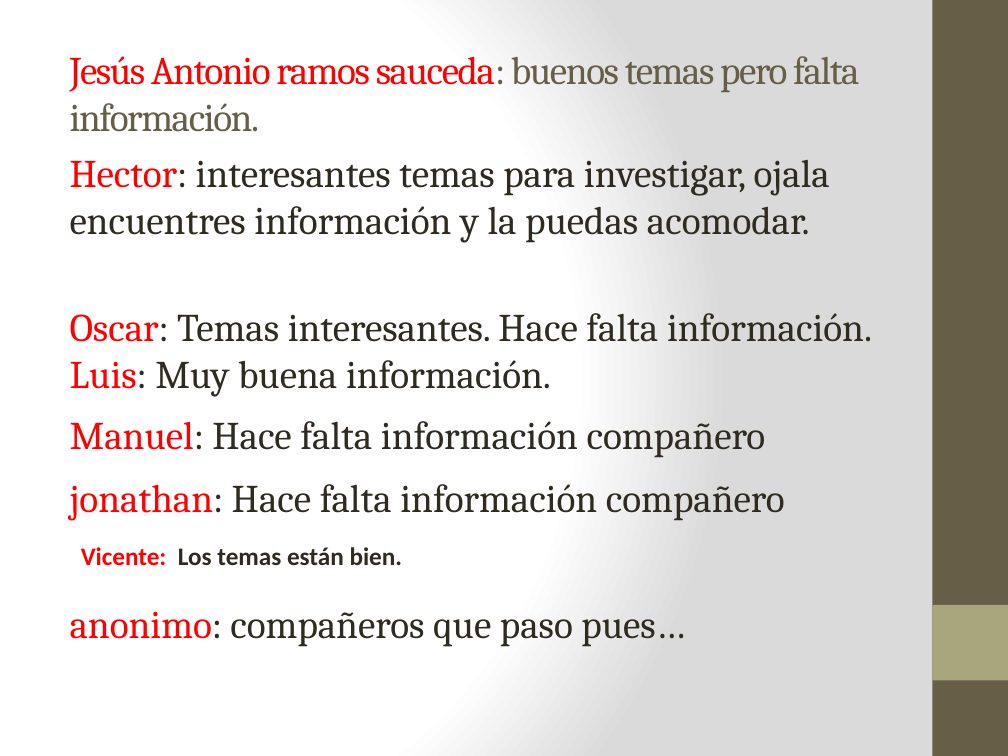
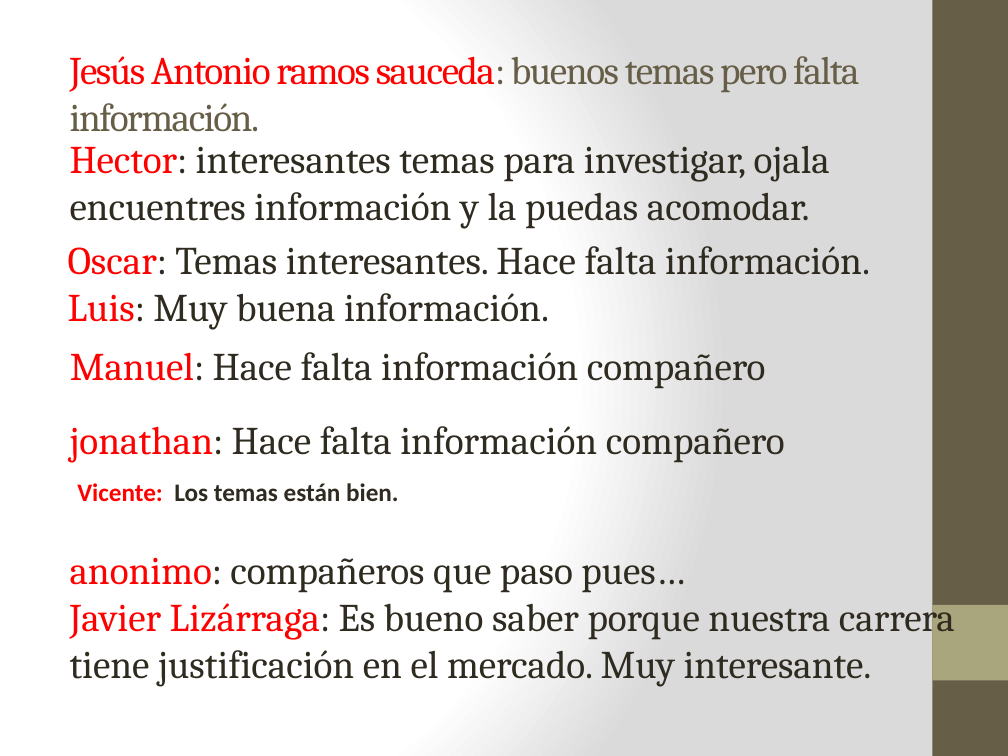
Before and after one commit to lc850/auditoria, a slide deck: slide 8 of 7 - Etapa de la justificación.pptx. Drawn at 1008x756 pixels with LibreOffice and Linux fonts; fonts in the diff are those of the drawing. Boxes give left, top, right and bottom in pixels: in the first picture for what was removed or moved away, otherwise in the second. Text is boxed around its words. In the diff, an @@ line names an element or a change of style, - is before the commit and + after.

Commit message:
Comentarios en archivo 7 - Etapa de la justificación

```diff
--- a/7 - Etapa de la justificación.pptx
+++ b/7 - Etapa de la justificación.pptx
@@ text "Hector: interesantes temas para investigar, ...": place and size @@
-text "Hector: interesantes temas para investigar, ..." at (70,160,830,243)
+text "Hector: interesantes temas para investigar, ..." at (70,146,830,229)
@@ text "Oscar: Temas interesantes. Hace falta ...": place and size @@
-text "Oscar: Temas interesantes. Hace falta ..." at (70,313,872,397)
+text "Oscar: Temas interesantes. Hace falta ..." at (68,246,870,330)
@@ text "Manuel: Hace falta información compañero": place and size @@
-text "Manuel: Hace falta información compañero" at (70,421,766,457)
+text "Manuel: Hace falta información compañero" at (70,352,766,388)
@@ text "jonathan: Hace falta información compañero": place and size @@
-text "jonathan: Hace falta información compañero" at (70,484,785,521)
+text "jonathan: Hace falta información compañero" at (70,426,785,463)
@@ text "Vicente: Los temas están bien.": place and size @@
-text "Vicente: Los temas están bien." at (81,547,403,566)
+text "Vicente: Los temas están bien." at (77,483,399,502)
@@ text at (70,595,955,687): paragraph added @@
+Javier Lizárraga: Es bueno saber porque nuestra carrera tiene justificación en el mercado. Muy interesante.
```
Also in this commit, not shown: 1 other file.
